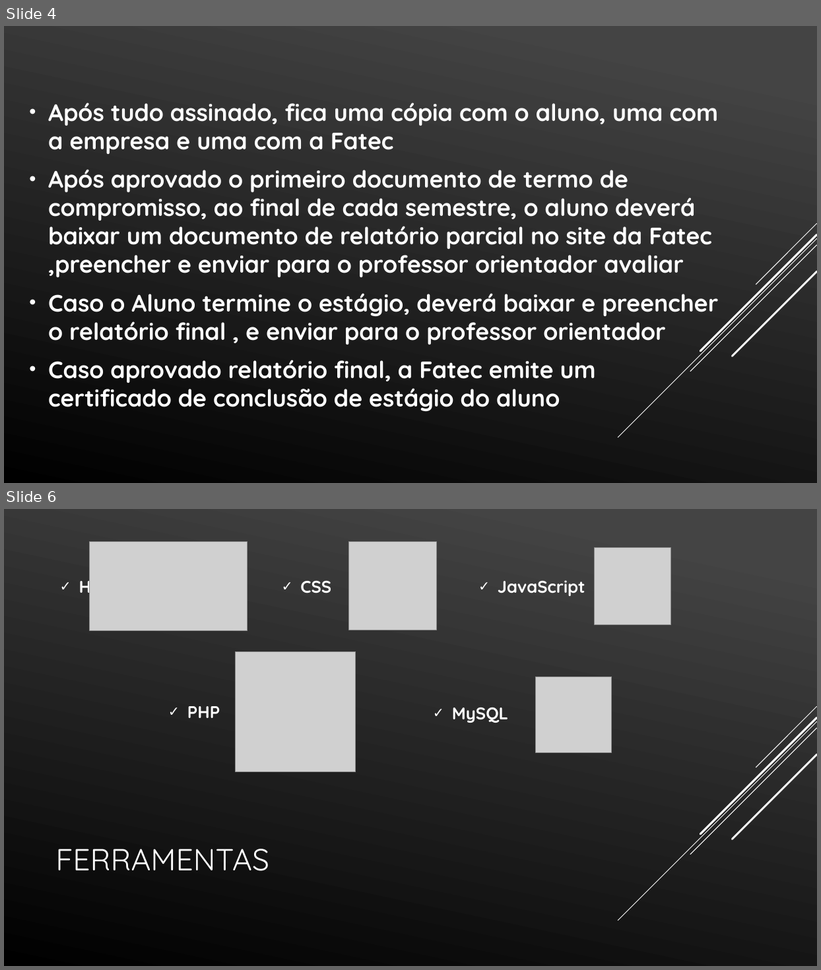
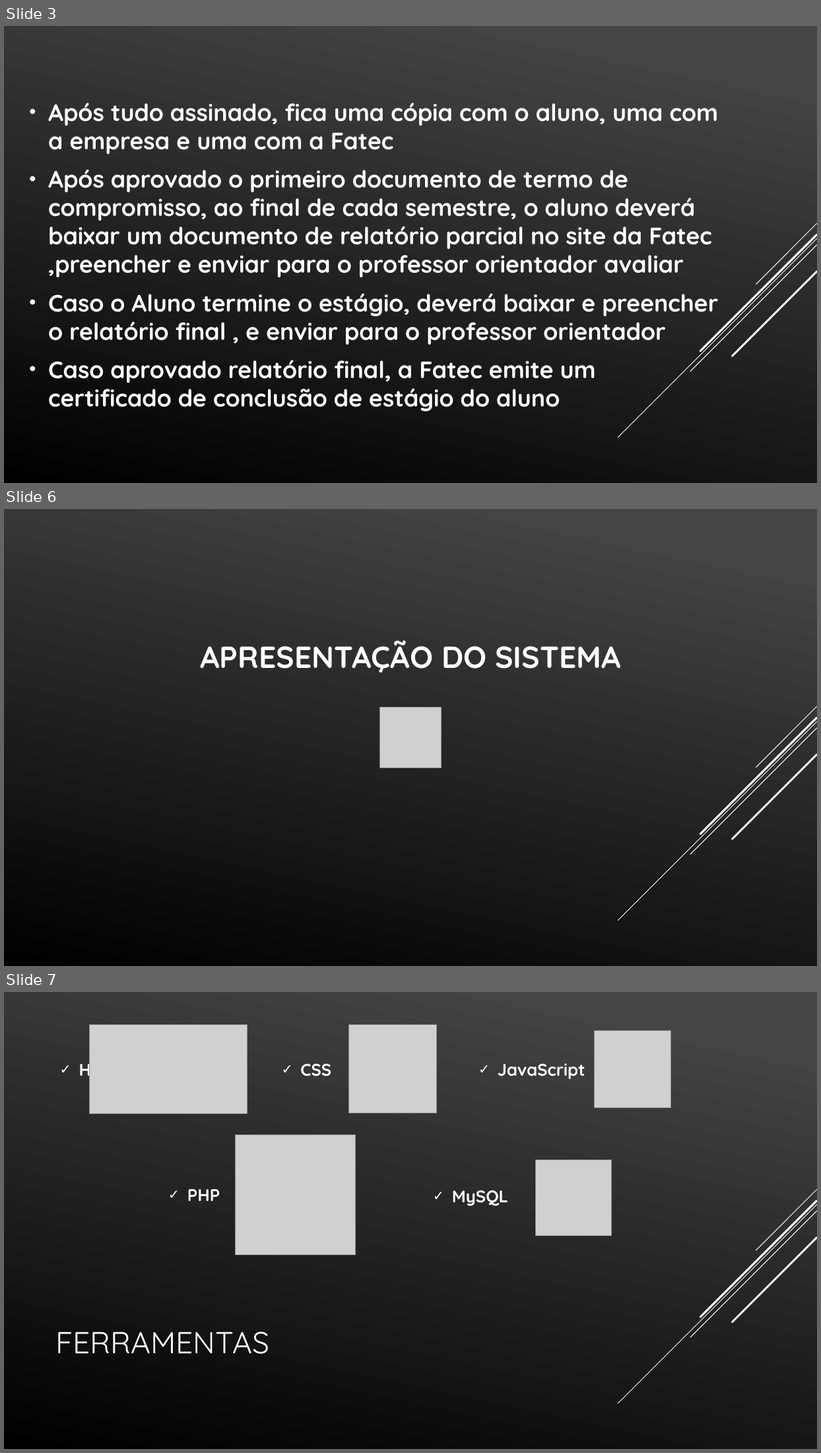
Before and after one commit to Zoldyako/PI2-Fatec, a slide deck: Projeto Interdisciplinar.pptx. Shown one above the other, each under a label of ours: slides 4 and 6 before the commit, slides 3, 6 and 7 after it; the slides between them are not shown. The pictures are 821x970 and 821x1453 pixels, drawn with LibreOffice and Linux fonts; fonts in the diff are those of the drawing; grey boxes stand for pictures. Boxes give left, top, right and bottom in pixels: in the first picture for what was removed or moved away, otherwise in the second. Text is boxed around its words. In the diff, an @@ line names an element or a change of style, - is before the commit and + after.

```diff
--- a/Projeto Interdisciplinar.pptx
+++ b/Projeto Interdisciplinar.pptx
@@ slide 6 added at box(4, 509, 817, 966), background gradient #454545 to #000000; not listed: 5 template elements that a slide beside it also shows @@
@@ title added at box(200, 640, 621, 673), 36 pt, text #FFFFFF, bold @@
+APRESENTAÇÃO DO SISTEMA
@@ picture added at box(380, 707, 442, 768) @@
@@ what was slide 4 is now slide 3 @@
@@ what was slide 6 is now slide 7 @@
```
Also in this commit, not shown: 4 slides changed, 2 other slides added.
